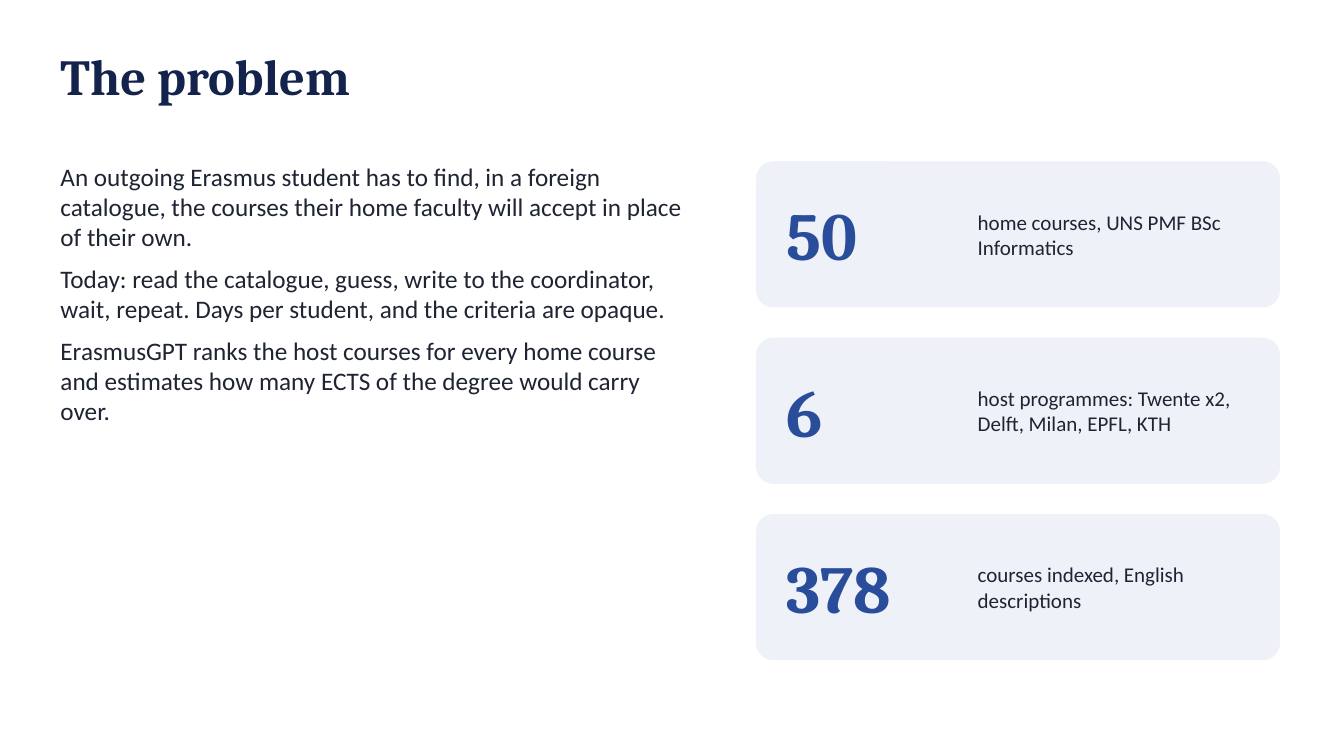
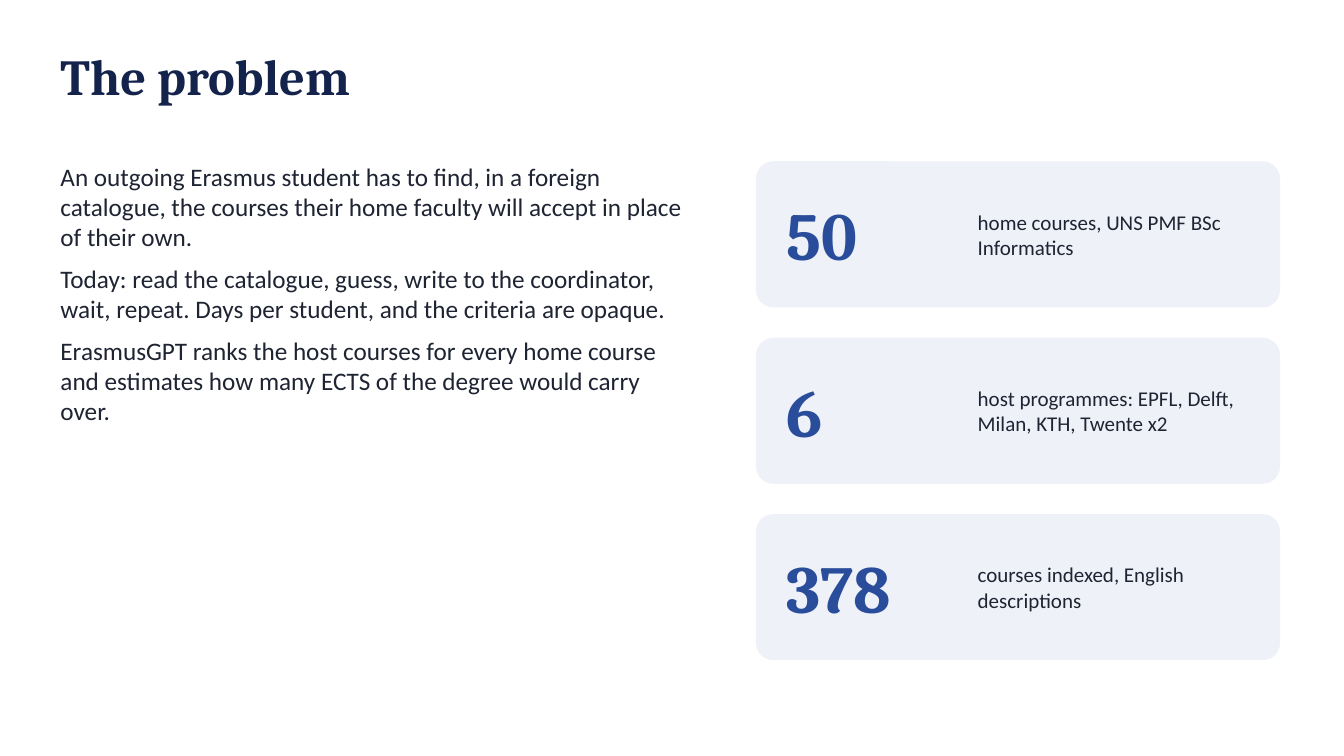
Before and after one commit to aleksandarhorvat/ErasmusGPT, a slide deck: slide 2 of docs/slides/erasmusgpt-defence.pptx. Drawn at 1344x756 pixels with LibreOffice and Linux fonts; fonts in the diff are those of the drawing. Boxes give left, top, right and bottom in pixels: in the first picture for what was removed or moved away, otherwise in the second. Text is boxed around its words. In the diff, an @@ line names an element or a change of style, - is before the commit and + after.

```diff
--- a/docs/slides/erasmusgpt-defence.pptx
+++ b/docs/slides/erasmusgpt-defence.pptx
@@ text at box(978, 391, 1234, 434): text changed @@
-host programmes: Twente x2, Delft, Milan, EPFL, KTH
+host programmes: EPFL, Delft, Milan, KTH, Twente x2
```
Also in this commit, not shown: 3 other slides changed, 17 other files.
